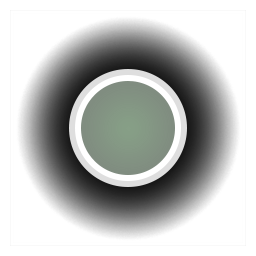
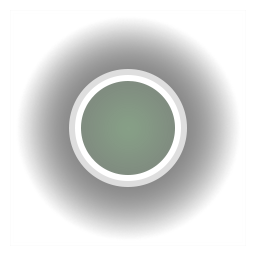
Comparing the layer stacks of the two 256 × 256 images. Changes:
"Layer 2": opacity 100% → 50% over 10, 10, 246, 246
